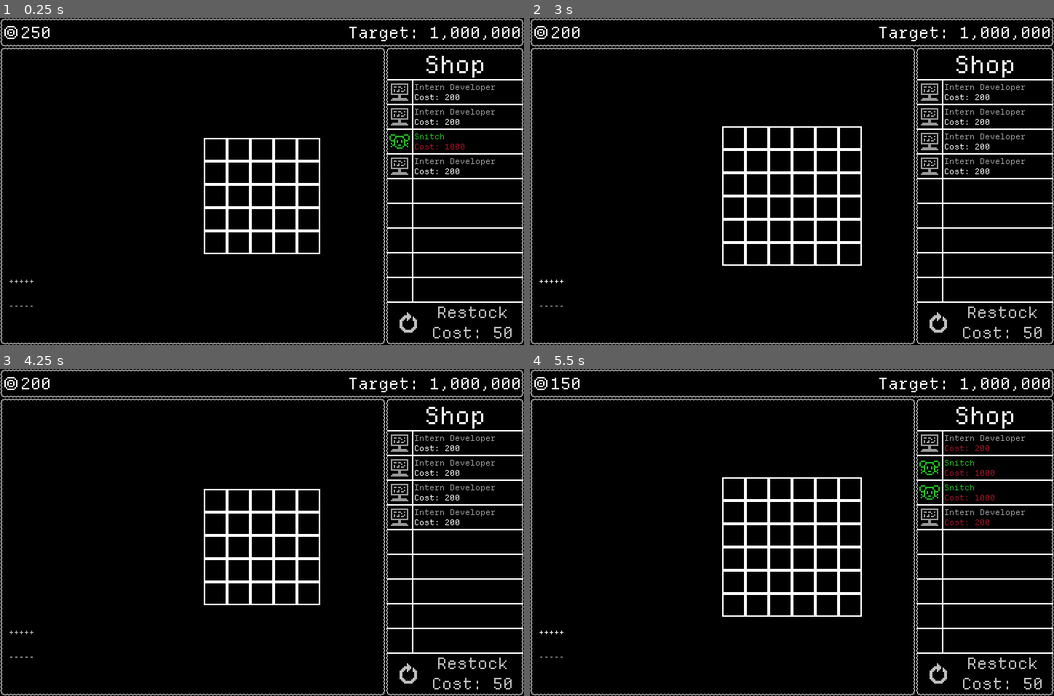
Above: before the commit, frames 1-4 (two rows, left to right).
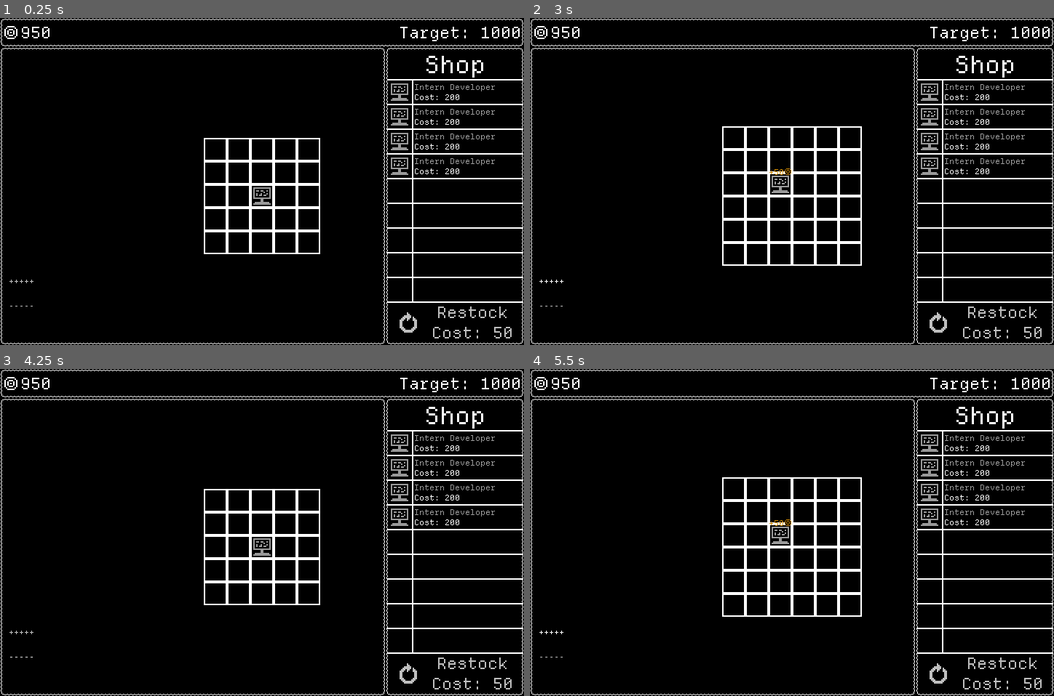
Above: after the commit, the same moments.

Repository: GemDust0/TooBigToFail
Game: Godot game, scene res://Scenes/CorporateSim.tscn
The game is run twice, just before and just after one commit, with the same random seed, the same clock (stepped at 60 frames per second) and the same inputs. This scene is started directly instead of the project's main scene.
Inputs:
- Up to frame 1 (0.25 s): no input
- Up to frame 2 (3 s): click "+++++" at 0.5 s; click "-----" at 1.25 s; click "Restock Cost: 50" at 2 s; click "+++++" at 2.75 s
- Up to frame 3 (4.25 s): click "-----" at 3.5 s
- Up to frame 4 (5.5 s): click "Restock Cost: 50" at 4.25 s; click "+++++" at 5 s

The runs differ from the first frame. In frame 1, 0.7% of the frame differs, in the area x 4-95%, y 2-58%; in frame 2, 0.5%; in frame 3, 0.4%; in frame 4, 1.0%, in the area x 4-95%, y 2-54%.

Commit message:
Targets upgrade
Increase grid size + upgrade shop

Diff:
--- a/Scripts/CorporateSim.gd
+++ b/Scripts/CorporateSim.gd
@@ -9,19 +9,34 @@
 		money = value
 		moneyLabel.text = str(money)
 		money_changed.emit(money)
+var targets: Array[int] = [1000, 100000, 10000000, 1000000000, 100000000000]
 
-@onready var employeeGrid: EmployeeGrid = $PanelContainer/EmployeeGrid
+@onready var grid: EmployeeGrid = $PanelContainer/EmployeeGrid
 @onready var moneyLabel: Label = $HUD/MoneyCount
+@onready var shop: EmployeeShop = $EmployeeShop
+@onready var target_label: Label = $HUD/MoneyTarget
 
 func _ready() -> void:
-	money = 250
-	employeeGrid.create_grid(5)
+	money = 950
+	target_label.text = "Target: %s" % targets[0]
+	grid.create_grid(5)
+	grid.add_employee(Vector2i(2, 2), load("res://Scenes/Employees/InternDeveloper.tscn").instantiate())
 
 func _on_button_pressed() -> void:
-	employeeGrid.increase_grid_size(1)
+	grid.increase_grid_size(1)
 
 func _on_button_2_pressed() -> void:
-	employeeGrid.decrease_grid_size(1)
+	grid.decrease_grid_size(1)
 
 func add_money(amount: int) -> void:
 	money += amount
+	if money >= targets[0]:
+		targets.pop_front()
+		if targets.size() == 0:
+			pass
+		else:
+			target_label.text = "Target: %s" % targets[0]
+			grid.increase_grid_size(1)
+			if targets.size() == 1:
+				grid.increase_grid_size(1)
+			shop.upgrade_shop()
--- a/Scripts/EmployeeShop.gd
+++ b/Scripts/EmployeeShop.gd
@@ -1,4 +1,4 @@
-extends TileMapLayer
+class_name EmployeeShop extends TileMapLayer
 
 @export var sim: CorporateSim
 @export var grid: EmployeeGrid
@@ -8,7 +8,7 @@
 var slot_highlight_color: Color = Color(1.0, 1.0, 1.0, 0.498)
 var slot_expensive_color: Color = Color(0.65, 0.065, 0.163, 0.498)
 var held: ShopSlot = null
-var shop_level: int = 2
+var shop_level: int = 1
 var weights: Array[int] = [0, 50, 55, 85, 95, 100]
 
 @onready var slots_node: VBoxContainer = $Slots
@@ -108,3 +108,8 @@
 				grid.description.show_locked = false
 		else:
 			grid.description.show_locked = false
+
+func upgrade_shop() -> void:
+	add_slot()
+	slots[-1].set_employee(get_random_employee(), sim.money)
+	shop_level += 1
